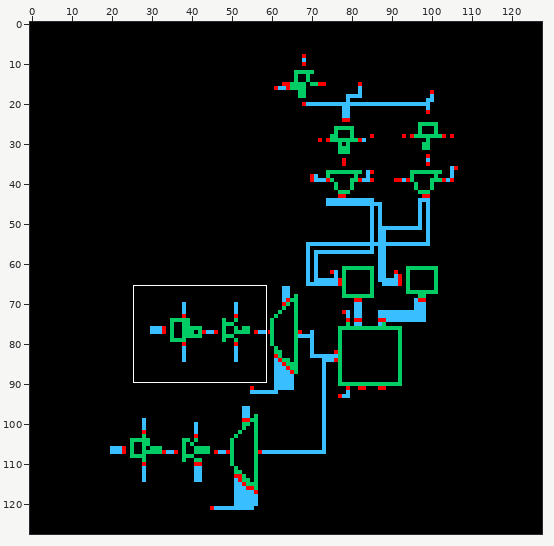
Sprite sheet, stored at 4096Bit_8TBlock_Peripheral_BG/schematic/thumbnail_128x128.png. Above, an overview of the earlier version with the close-up marked.
Close-up. First the earlier version:
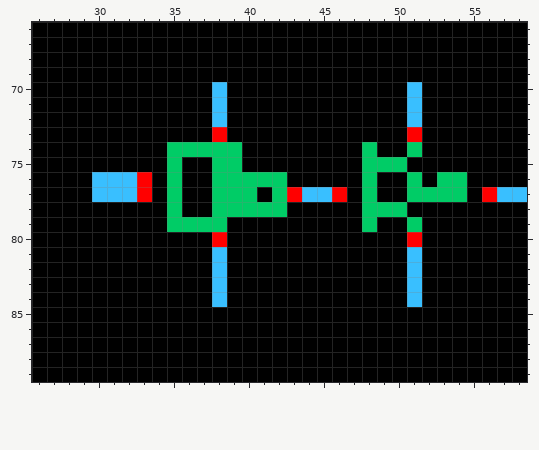
The file is 128x128 pixels. Shown: x 26..58, y 66..89. The commit also changed other parts of the picture, which this record leaves out.
The same view after the edit:
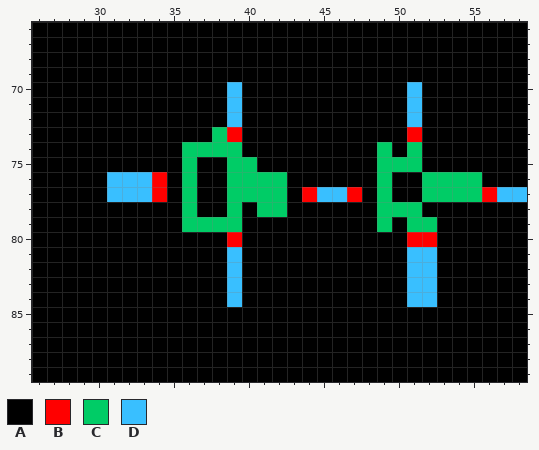
Palette (. is transparent): A #000000  B #ff0000  C #00cc66  D #39bfff
Difference:
@@ x 26..58 @@
 69 AAAAAAAAAAAAAAAAAAAAAAAAAAAAAAAAA
-70 AAAAAAAAAAAADAAAAAAAAAAAADAAAAAAA
-71 AAAAAAAAAAAADAAAAAAAAAAAADAAAAAAA
-72 AAAAAAAAAAAADAAAAAAAAAAAADAAAAAAA
-73 AAAAAAAAAAAABAAAAAAAAAAAABAAAAAAA
-74 AAAAAAAAACCCCCAAAAAAAACAACAAAAAAA
-75 AAAAAAAAACAACCAAAAAAAACCCAAAAAAAA
-76 AAAADDDBACAACCCCCAAAAACAACACCAAAA
-77 AAAADDDBACAACCCACBDDBACAACCCCABDD
-78 AAAAAAAAACAACCCCCAAAAACCCAAAAAAAA
-79 AAAAAAAAACCCCAAAAAAAAACAACAAAAAAA
-80 AAAAAAAAAAAABAAAAAAAAAAAABAAAAAAA
-81 AAAAAAAAAAAADAAAAAAAAAAAADAAAAAAA
-82 AAAAAAAAAAAADAAAAAAAAAAAADAAAAAAA
-83 AAAAAAAAAAAADAAAAAAAAAAAADAAAAAAA
-84 AAAAAAAAAAAADAAAAAAAAAAAADAAAAAAA
+70 AAAAAAAAAAAAADAAAAAAAAAAADAAAAAAA
+71 AAAAAAAAAAAAADAAAAAAAAAAADAAAAAAA
+72 AAAAAAAAAAAAADAAAAAAAAAAADAAAAAAA
+73 AAAAAAAAAAAACBAAAAAAAAAAABAAAAAAA
+74 AAAAAAAAAACCCCAAAAAAAAACACAAAAAAA
+75 AAAAAAAAAACAACCAAAAAAAACCCAAAAAAA
+76 AAAAADDDBACAACCCCAAAAAACAACCCCAAA
+77 AAAAADDDBACAACCCCABDDBACAACCCCBDD
+78 AAAAAAAAAACAACACCAAAAAACCCAAAAAAA
+79 AAAAAAAAAACCCCAAAAAAAAACACCAAAAAA
+80 AAAAAAAAAAAAABAAAAAAAAAAABBAAAAAA
+81 AAAAAAAAAAAAADAAAAAAAAAAADDAAAAAA
+82 AAAAAAAAAAAAADAAAAAAAAAAADDAAAAAA
+83 AAAAAAAAAAAAADAAAAAAAAAAADDAAAAAA
+84 AAAAAAAAAAAAADAAAAAAAAAAADDAAAAAA
 85 AAAAAAAAAAAAAAAAAAAAAAAAAAAAAAAAA
Where, in picture pixels (left, top, right, bottom), the same in both close-ups:
changed: (92, 82, 482, 307)
